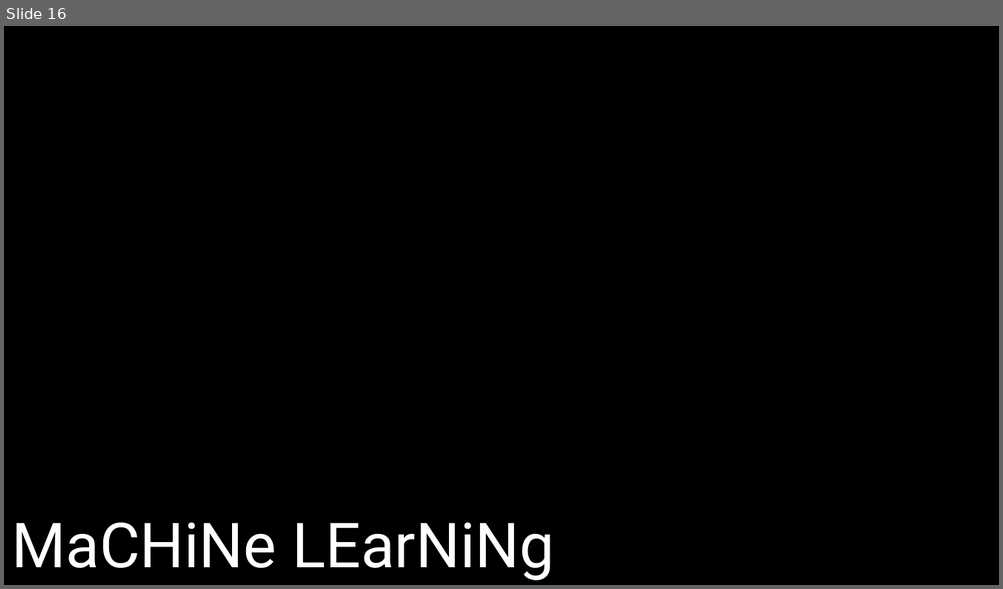
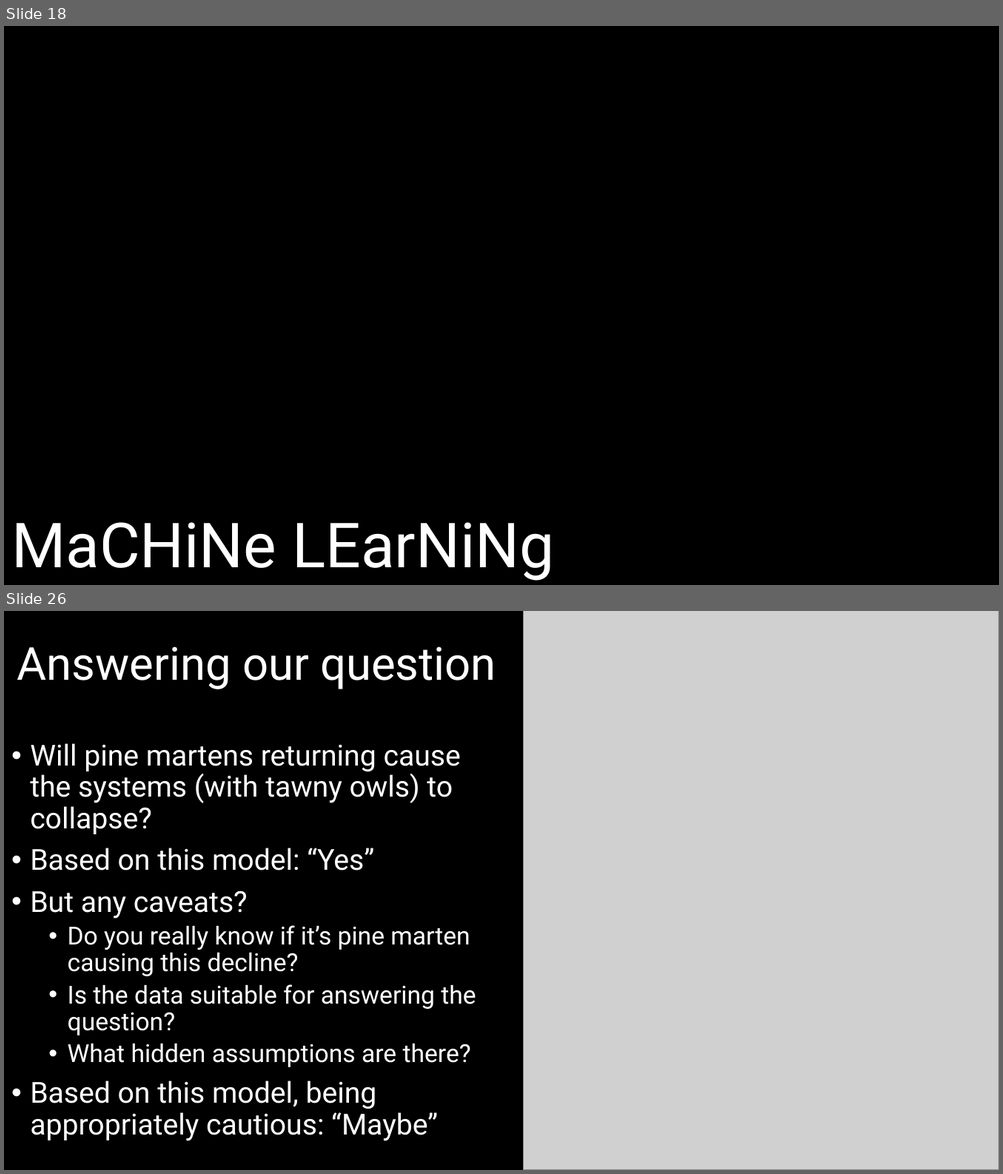
Before and after one commit to DeonRoos/stats-for-biologists, a slide deck: Lecture 5 - Cont LM/Slides/Linear models_w_Continuous.pptx. Shown one above the other, each under a label of ours: slide 16 before the commit, slides 18 and 26 after it; the slides between them are not shown. The pictures are 1003x589 and 1003x1174 pixels, drawn with LibreOffice and Linux fonts; fonts in the diff are those of the drawing; grey boxes stand for pictures. Boxes give left, top, right and bottom in pixels: in the first picture for what was removed or moved away, otherwise in the second. Text is boxed around its words. In the diff, an @@ line names an element or a change of style, - is before the commit and + after.

```diff
--- a/Lecture 5 - Cont LM/Slides/Linear models_w_Continuous.pptx
+++ b/Lecture 5 - Cont LM/Slides/Linear models_w_Continuous.pptx
@@ slide 26 added at (4, 611, 999, 1170), background #000000 @@
@@ picture added at (523, 611, 999, 1170) @@
@@ title added at (17, 647, 496, 689), 44 pt, text #FFFFFF @@
+Answering our question
@@ text added at (30, 743, 475, 1142), 28 pt, text #FFFFFF @@
+• Will pine martens returning cause the systems (with tawny owls) to collapse?
+• Based on this model: “Yes”
+• But any caveats?
+  • Do you really know if it’s pine marten causing this decline?
+  • Is the data suitable for answering the question?
+  • What hidden assumptions are there?
+• Based on this model, being appropriately cautious: “Maybe”
@@ what was slide 16 is now slide 18 @@
```
Also in this commit, not shown: 9 slides changed, 8 other slides added, 5 slides removed, 8 other files.
